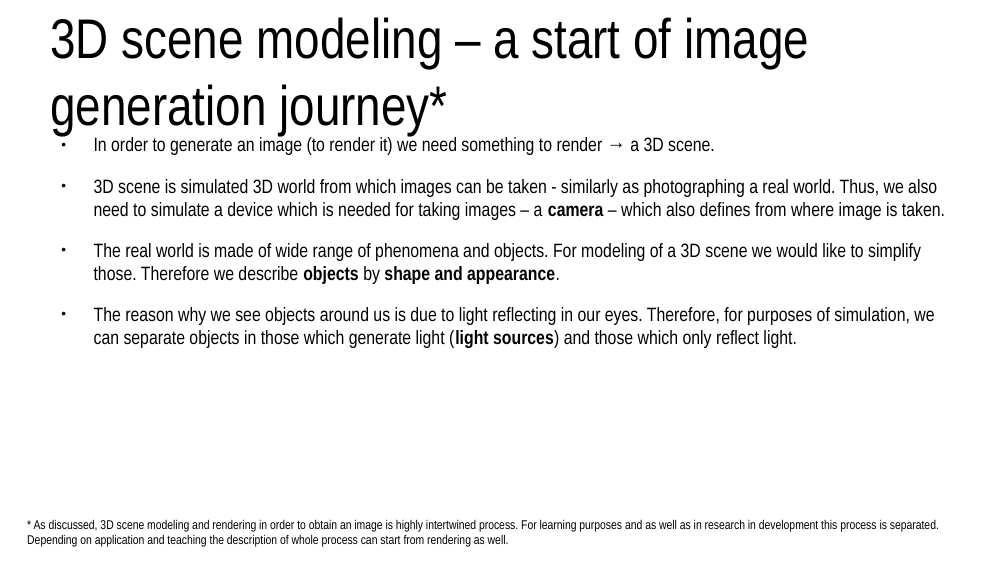
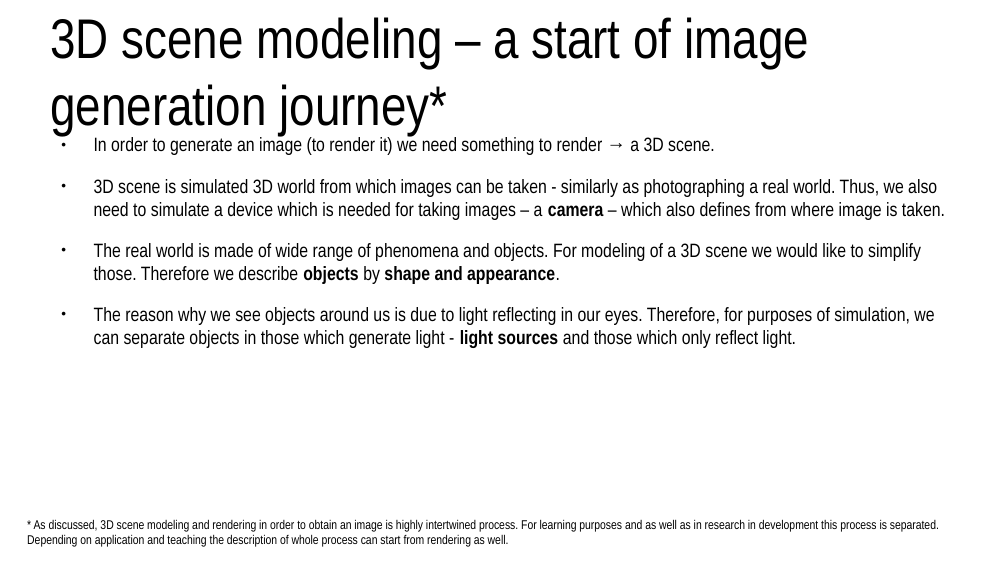
Before and after one commit to lorentzo/IntroductionToComputerGraphics, a slide deck: slide 8 of lectures/2_overview_computer_image_generation/computer_image_generation_overview.odp. Drawn at 1008x567 pixels with LibreOffice and Linux fonts; fonts in the diff are those of the drawing. Boxes give left, top, right and bottom in pixels: in the first picture for what was removed or moved away, otherwise in the second. Text is boxed around its words. In the diff, an @@ line names an element or a change of style, - is before the commit and + after.

```diff
--- a/lectures/2_overview_computer_image_generation/computer_image_generation_overview.odp
+++ b/lectures/2_overview_computer_image_generation/computer_image_generation_overview.odp
@@ text at [94,307,934,348]: text changed @@
-● The reason why we see objects around us is due to light reflecting in our eyes. Therefore, for purposes of simulation, we can separate objects in those which generate light (light sources) and those which only reflect light.
+● The reason why we see objects around us is due to light reflecting in our eyes. Therefore, for purposes of simulation, we can separate objects in those which generate light - light sources and those which only reflect light.
```
Also in this commit, not shown: 7 other slides changed, 8 slides added, 2 other files.
